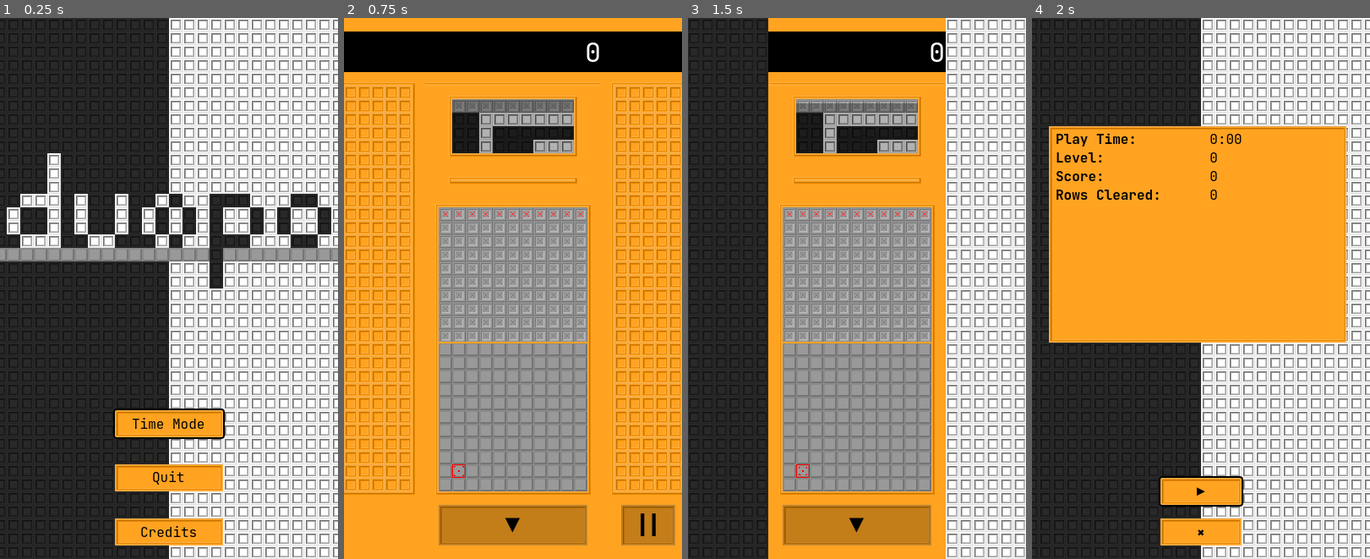
Above: before the commit, frames 1-4 (left to right).
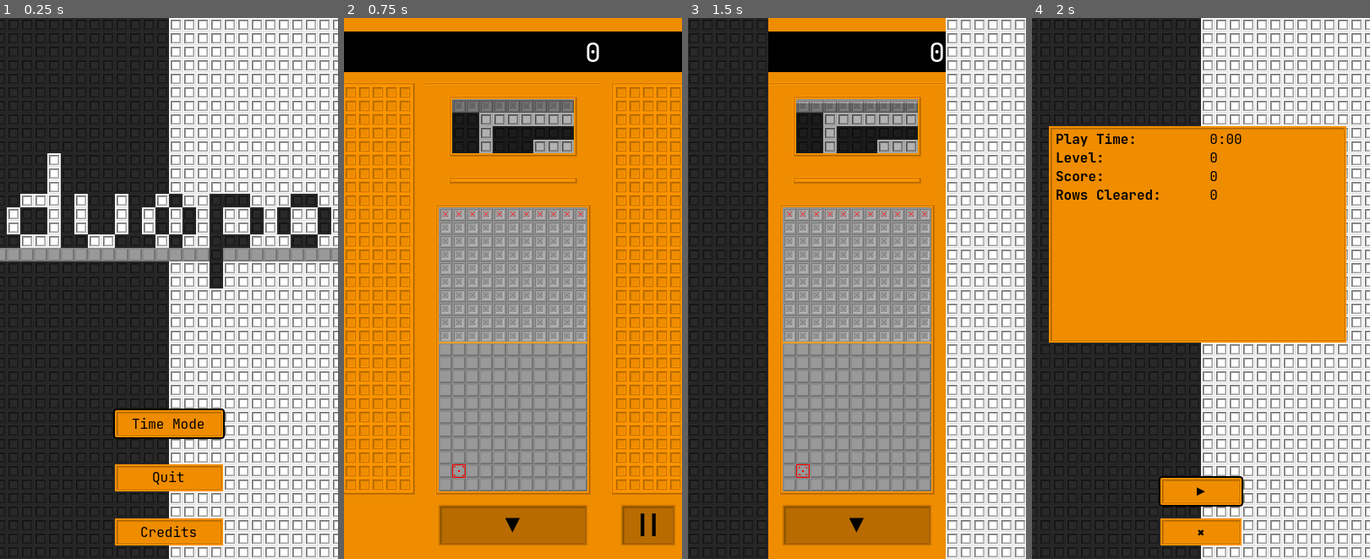
Above: after the commit, the same moments.

Repository: ka-puna/duopo
Game: Godot game, scene res://src/main.tscn
Same seed, same stepped clock (60 frames per second), same inputs: the game is played once before the commit and once after it.
Inputs:
- Up to frame 1 (0.25 s): no input
- Up to frame 2 (0.75 s): click "Time Mode" at 0.5 s
- Up to frame 3 (1.5 s): click "||" at 1.25 s
- Up to frame 4 (2 s): no input

The runs differ from the first frame. In frame 1, 4.3% of the frame differs, in the area x 34-66%, y 72-98%; in frame 2, 62%, in the area x 0-100%, y 0-100%; in frame 3, 21%; in frame 4, 37%.

Commit message:
Change background tiles to use modulated color.

Diff:
--- a/asset/constants.gd
+++ b/asset/constants.gd
@@ -30,7 +30,7 @@
 	"PATH" = 1,
 	"ANIM_PATH_END" = 2,
 	"ANIM_TILE_SELECT" = 3,
-	"ORANGE" = 100,
+	"BLOCKS" = 100,
 }
 
 
@@ -44,7 +44,7 @@
 		"GRAY_X": Vector2i(4, 0),
 		"GRAY_RED_X": Vector2i(5, 0),
 		"GRAY_CIRCLE": Vector2i(6, 0),
-		"ORANGE": Vector2i(7, 0),
+		"BLOCK": Vector2i(7, 0),
 	},
 	"ALT_1": {
 		"GRAY_SOLID": Vector2i(3, 0),
--- a/asset/tile_atlas/menu.tres
+++ b/asset/tile_atlas/menu.tres
@@ -1,7 +1,7 @@
 [gd_resource type="TileSet" load_steps=5 format=3 uid="uid://cny47qhsswbse"]
 
 [ext_resource type="Texture2D" uid="uid://cn1884g6a7vf0" path="res://asset/tile_atlas/tiles.png" id="1_a2px7"]
-[ext_resource type="Texture2D" uid="uid://dtoyu5lb8o815" path="res://asset/tile_atlas/orange.png" id="2_8ocvu"]
+[ext_resource type="Texture2D" uid="uid://dtoyu5lb8o815" path="res://asset/tile_atlas/blocks.png" id="2_irmvl"]
 
 [sub_resource type="TileSetAtlasSource" id="TileSetAtlasSource_lwnri"]
 texture = ExtResource("1_a2px7")
@@ -15,33 +15,39 @@
 7:0/0 = 0
 
 [sub_resource type="TileSetAtlasSource" id="TileSetAtlasSource_i06h3"]
-texture = ExtResource("2_8ocvu")
+texture = ExtResource("2_irmvl")
 0:0/0 = 0
+0:0/0/modulate = Color(1, 0.584314, 0, 1)
 0:0/0/terrain_set = 0
 0:0/0/terrain = 0
 1:0/0 = 0
+1:0/0/modulate = Color(1, 0.584314, 0, 1)
 1:0/0/terrain_set = 0
 1:0/0/terrain = 0
 1:0/0/terrains_peering_bit/right_side = 0
 1:0/0/terrains_peering_bit/bottom_side = 0
 2:0/0 = 0
+2:0/0/modulate = Color(1, 0.584314, 0, 1)
 2:0/0/terrain_set = 0
 2:0/0/terrain = 0
 2:0/0/terrains_peering_bit/right_side = 0
 2:0/0/terrains_peering_bit/bottom_side = 0
 2:0/0/terrains_peering_bit/left_side = 0
 3:0/0 = 0
+3:0/0/modulate = Color(1, 0.584314, 0, 1)
 3:0/0/terrain_set = 0
 3:0/0/terrain = 0
 3:0/0/terrains_peering_bit/bottom_side = 0
 3:0/0/terrains_peering_bit/left_side = 0
 1:1/0 = 0
+1:1/0/modulate = Color(1, 0.584314, 0, 1)
 1:1/0/terrain_set = 0
 1:1/0/terrain = 0
 1:1/0/terrains_peering_bit/right_side = 0
 1:1/0/terrains_peering_bit/bottom_side = 0
 1:1/0/terrains_peering_bit/top_side = 0
 2:1/0 = 0
+2:1/0/modulate = Color(1, 0.584314, 0, 1)
 2:1/0/terrain_set = 0
 2:1/0/terrain = 0
 2:1/0/terrains_peering_bit/right_side = 0
@@ -49,31 +55,39 @@
 2:1/0/terrains_peering_bit/left_side = 0
 2:1/0/terrains_peering_bit/top_side = 0
 3:1/0 = 0
+3:1/0/modulate = Color(1, 0.584314, 0, 1)
 3:1/0/terrain_set = 0
 3:1/0/terrain = 0
 3:1/0/terrains_peering_bit/bottom_side = 0
 3:1/0/terrains_peering_bit/left_side = 0
 3:1/0/terrains_peering_bit/top_side = 0
 1:2/0 = 0
+1:2/0/modulate = Color(1, 0.584314, 0, 1)
 1:2/0/terrain_set = 0
 1:2/0/terrain = 0
 1:2/0/terrains_peering_bit/right_side = 0
 1:2/0/terrains_peering_bit/top_side = 0
 2:2/0 = 0
+2:2/0/modulate = Color(1, 0.584314, 0, 1)
 2:2/0/terrain_set = 0
 2:2/0/terrain = 0
 2:2/0/terrains_peering_bit/right_side = 0
 2:2/0/terrains_peering_bit/left_side = 0
 2:2/0/terrains_peering_bit/top_side = 0
 3:2/0 = 0
+3:2/0/modulate = Color(1, 0.584314, 0, 1)
 3:2/0/terrain_set = 0
 3:2/0/terrain = 0
 3:2/0/terrains_peering_bit/left_side = 0
 3:2/0/terrains_peering_bit/top_side = 0
 0:3/0 = 0
+0:3/0/modulate = Color(1, 0.584314, 0, 1)
 1:3/0 = 0
+1:3/0/modulate = Color(1, 0.584314, 0, 1)
 2:3/0 = 0
+2:3/0/modulate = Color(1, 0.584314, 0, 1)
 3:3/0 = 0
+3:3/0/modulate = Color(1, 0.584314, 0, 1)
 
 [resource]
 terrain_set_0/mode = 2
--- a/asset/tile_atlas/pathable.tres
+++ b/asset/tile_atlas/pathable.tres
@@ -201,50 +201,61 @@
 [sub_resource type="TileSetAtlasSource" id="TileSetAtlasSource_lvb3i"]
 texture = ExtResource("2_xmfn6")
 0:0/0 = 0
+0:0/0/modulate = Color(1, 0.584314, 0, 1)
 0:0/0/terrain_set = 0
 0:0/0/terrain = 0
 0:0/0/terrains_peering_bit/left_side = 0
 0:0/0/terrains_peering_bit/top_side = 0
 1:0/0 = 0
+1:0/0/modulate = Color(1, 0.584314, 0, 1)
 1:0/0/terrain_set = 0
 1:0/0/terrain = 0
 1:0/0/terrains_peering_bit/top_side = 0
 2:0/0 = 0
+2:0/0/modulate = Color(1, 0.584314, 0, 1)
 2:0/0/terrain_set = 0
 2:0/0/terrain = 0
 2:0/0/terrains_peering_bit/right_side = 0
 2:0/0/terrains_peering_bit/top_side = 0
 0:1/0 = 0
+0:1/0/modulate = Color(1, 0.584314, 0, 1)
 0:1/0/terrain_set = 0
 0:1/0/terrain = 0
 0:1/0/terrains_peering_bit/left_side = 0
 1:1/0 = 0
+1:1/0/modulate = Color(1, 0.584314, 0, 1)
 1:1/0/terrain_set = 0
 1:1/0/terrain = 0
 2:1/0 = 0
+2:1/0/modulate = Color(1, 0.584314, 0, 1)
 2:1/0/terrain_set = 0
 2:1/0/terrain = 0
 2:1/0/terrains_peering_bit/right_side = 0
 0:2/0 = 0
+0:2/0/modulate = Color(1, 0.584314, 0, 1)
 0:2/0/terrain_set = 0
 0:2/0/terrain = 0
 0:2/0/terrains_peering_bit/bottom_side = 0
 0:2/0/terrains_peering_bit/left_side = 0
 1:2/0 = 0
+1:2/0/modulate = Color(1, 0.584314, 0, 1)
 1:2/0/terrain_set = 0
 1:2/0/terrain = 0
 1:2/0/terrains_peering_bit/bottom_side = 0
 2:2/0 = 0
+2:2/0/modulate = Color(1, 0.584314, 0, 1)
 2:2/0/terrain_set = 0
 2:2/0/terrain = 0
 2:2/0/terrains_peering_bit/right_side = 0
 2:2/0/terrains_peering_bit/bottom_side = 0
 0:3/0 = 0
+0:3/0/modulate = Color(1, 0.584314, 0, 1)
 0:3/0/terrain_set = 0
 0:3/0/terrain = 0
 0:3/0/terrains_peering_bit/right_side = 0
 0:3/0/terrains_peering_bit/left_side = 0
 1:3/0 = 0
+1:3/0/modulate = Color(1, 0.584314, 0, 1)
 1:3/0/terrain_set = 0
 1:3/0/terrain = 0
 1:3/0/terrains_peering_bit/bottom_side = 0
Binary file added: asset/tile_atlas/blocks.png
Not shown, changed: asset/tile_atlas/blocks.png.import
Binary file removed: asset/tile_atlas/orange.png
Binary file changed: asset/tile_atlas/path.png
Binary file changed: asset/tile_atlas/tiles.png
